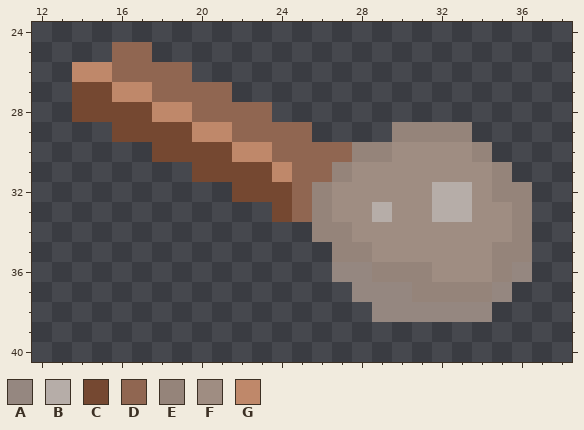
One commit to this pixel-art sprite: images/mace.png. That is the earlier state.
The file is 50x50 pixels. Shown: x 12..38, y 24..40.
Palette (. is transparent): A #958780  B #b6ada8  C #754831  D #906651  E #95847a  F #9f8d82  G #bf886a
Pixels before, first column x 14:
25 ..DD...................
26 GGDDDD.................
27 CCGGDDDD...............
28 CCCCGGDDDD.............
29 ..CCCCGGDDDD....EEEE...
30 ....CCCCGGDDDDEEFFFFE..
31 ......CCCCGDDEFFFFFFFE.
32 ........CCCDEFFFFFBBFEE
33 ..........CDEFFBFFBBFFE
34 ............EEFFFFFFFFE
35 .............EEFFFFFFEE
36 .............AAEEEFFFEA
37 ..............AAAEEEEA.
38 ...............AAAAAA..
The result:
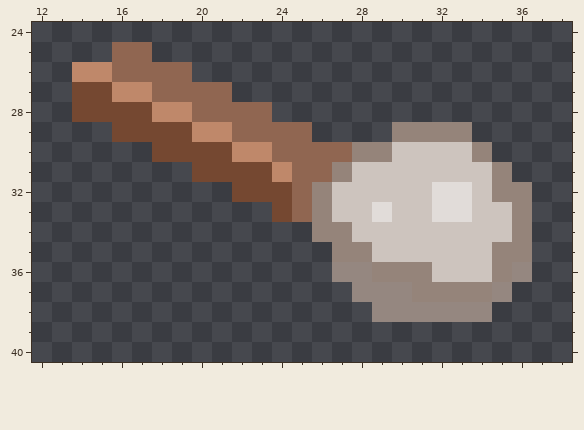
Edits made:
Colour B changes from #b6ada8 to #e1dcd9.
Colour F changes from #9f8d82 to #cdc4be.
